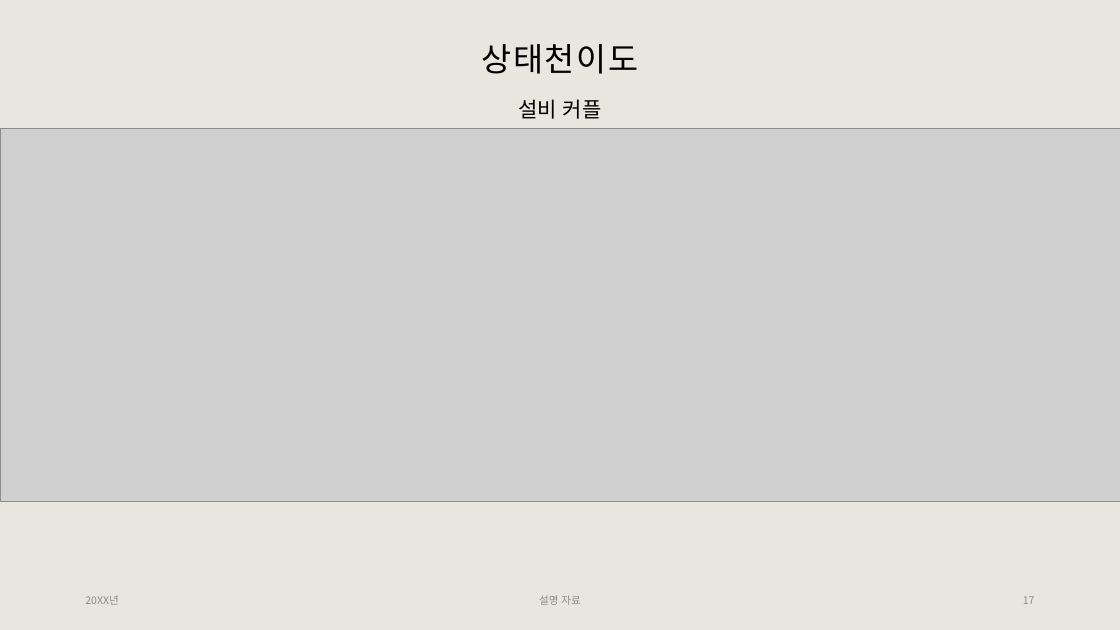
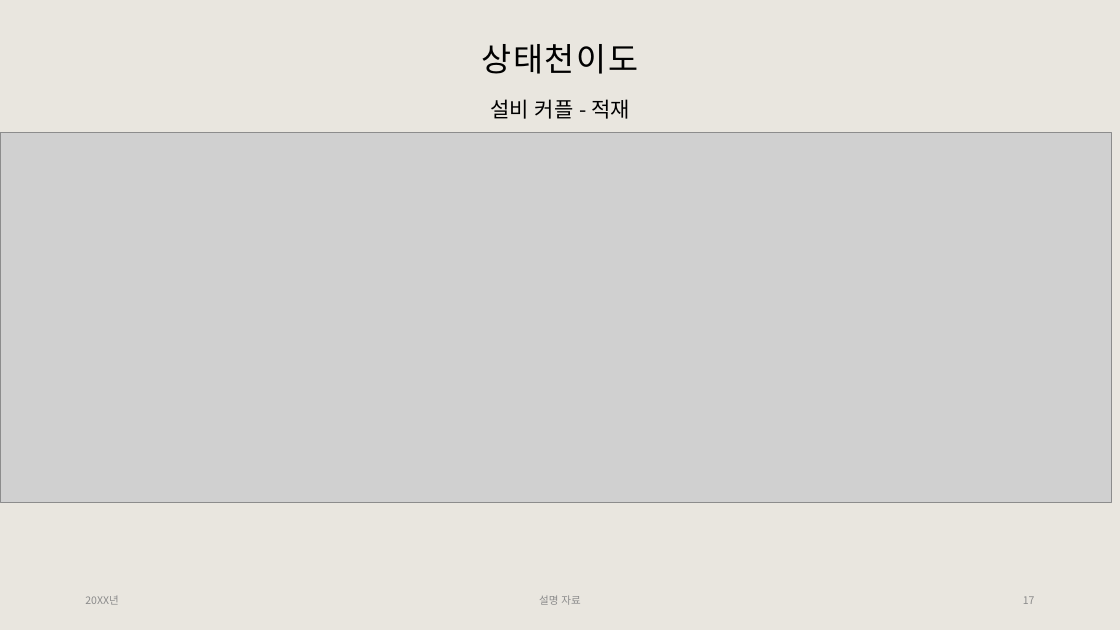
Before and after one commit to Tentailsahri/DT_FINAL_Project, a slide deck: slide 17 of 문서/시나리오에 따른 공정 시뮬레이션 발표 - 안형석.pptx. Drawn at 1120x630 pixels with LibreOffice and Linux fonts; fonts in the diff are those of the drawing; grey boxes stand for pictures. Boxes give left, top, right and bottom in pixels: in the first picture for what was removed or moved away, otherwise in the second. Text is boxed around its words. In the diff, an @@ line names an element or a change of style, - is before the commit and + after.

```diff
--- a/문서/시나리오에 따른 공정 시뮬레이션 발표 - 안형석.pptx
+++ b/문서/시나리오에 따른 공정 시뮬레이션 발표 - 안형석.pptx
@@ text at box(490, 99, 630, 119): text changed @@
-설비 커플
+설비 커플 - 적재
@@ picture: place and size @@
-picture at box(0, 129, 1120, 502)
+picture at box(0, 132, 1112, 502)
```
Also in this commit, not shown: 5 other slides changed, 1 slide added, 4 other files.
